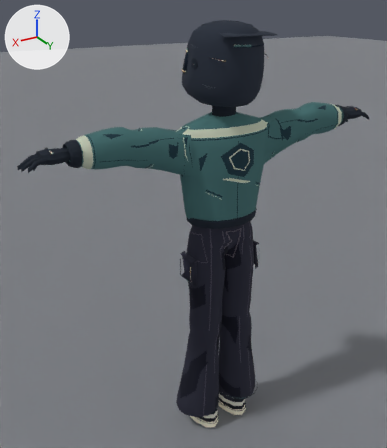
A saved change to the Blender file ArtSource/StyleV3/RiderV3.blend.
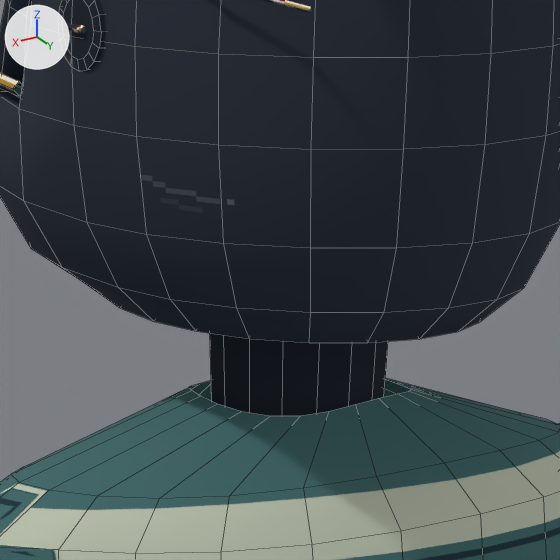
Old and new are each drawn whole from a camera (50 mm lens) standing at (1.25, 1.841, 2.024) and looking at (0.073, -0.122, 1.043) and again close up on the part from 47% to 67% of the width and 13% to 30% of the height. Arrows for +X, +Y and +Z are at upper left; the lights stay in place. The last two pictures show the newer version. The close-ups show mesh edges as thin lines.

Before the edit, the objects in view are built like this:
```python
me_helmet___sculpted_shell_with_open_eye_port = bpy.data.meshes.new('Helmet • sculpted shell with open eye port')
me_helmet___sculpted_shell_with_open_eye_port.from_pydata(...)  # 400 vertices, 370 faces; spans x -0.148..0.148, y -0.256..0.168, z 1.616..1.927
me_helmet___sculpted_shell_with_open_eye_port.polygons.foreach_set('use_smooth', [True] * 370)
me_helmet___sculpted_shell_with_open_eye_port.materials.append(mat_riderv3___painted_atlas)
me_recessed_visor_pivot_001 = bpy.data.meshes.new('Recessed visor pivot.001')
me_recessed_visor_pivot_001.from_pydata(...)  # 48 vertices, 33 faces; spans x 0.1359..0.1476, y -0.017..0.029, z 1.752..1.798
me_recessed_visor_pivot_001.materials.append(mat_riderv3___painted_atlas)
me_visor___curved_smoked_shield = bpy.data.meshes.new('Visor • curved smoked shield')
me_visor___curved_smoked_shield.from_pydata(...)  # 78 vertices, 76 faces; spans x -0.139..0.139, y -0.231..-0.051, z 1.726..1.837
me_visor___curved_smoked_shield.polygons.foreach_set('use_smooth', [True] * 76)
me_visor___curved_smoked_shield.materials.append(mat_riderv3___painted_atlas)
ob_helmet___sculpted_shell_with_open_eye_port = bpy.data.objects.new('Helmet • sculpted shell with open eye port', me_helmet___sculpted_shell_with_open_eye_port)
ob_helmet___sculpted_shell_with_open_eye_port.location = (0.0, 0.0, 0.0)
ob_recessed_visor_pivot_001 = bpy.data.objects.new('Recessed visor pivot.001', me_recessed_visor_pivot_001)
ob_recessed_visor_pivot_001.location = (0.0, 0.0, 0.0)
ob_visor___curved_smoked_shield = bpy.data.objects.new('Visor • curved smoked shield', me_visor___curved_smoked_shield)
ob_visor___curved_smoked_shield.location = (0.0, 0.0, 0.0)
# also in view: 'V3 Ground.001' at (0.0, 0.0, 0.0); 'Balaclava neck' at (0.0, 0.0, 1.619); 'Jacket • continuous torso and sleeves' at (0.0, -0.002, 1.342)
```
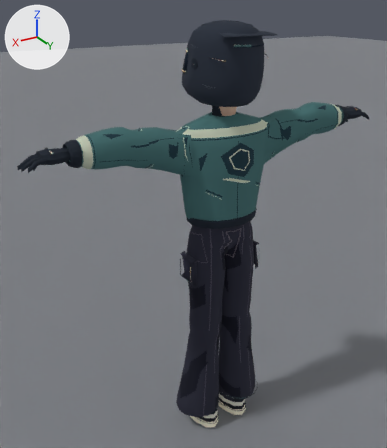
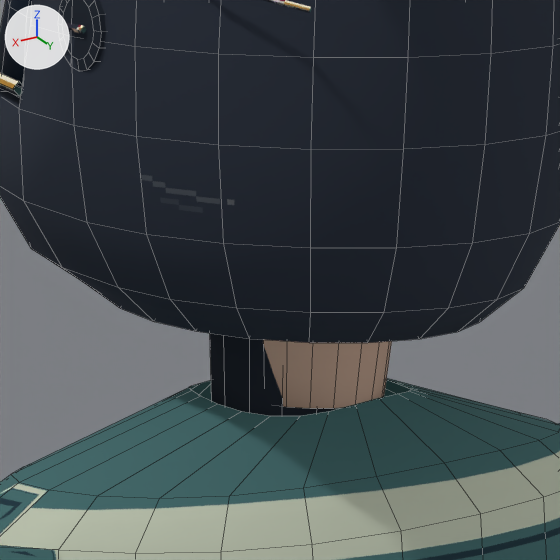
What differs and where, as boxes [x1, y1, x2, y2] in the close-ups (560 x 560 px):
'Inside helmet • closed head and neck', added (brown): after [263, 340, 392, 408]

What changed in the scene script:
```text
Add me_inside_helmet___closed_head_and_neck:
    me_inside_helmet___closed_head_and_neck.from_pydata(...)  # 180 vertices, 162 faces; spans x -0.098..0.098, y -0.111..0.131, z 1.57..1.905
    me_inside_helmet___closed_head_and_neck.polygons.foreach_set('use_smooth', [True] * 162)
    me_inside_helmet___closed_head_and_neck.materials.append(mat_riderv3___painted_atlas)
Add ob_inside_helmet___closed_head_and_neck:
    ob_inside_helmet___closed_head_and_neck = bpy.data.objects.new('Inside helmet • closed head and neck', me_inside_helmet___closed_head_and_neck)
    ob_inside_helmet___closed_head_and_neck.location = (0.0, 0.0, 0.0)
```
